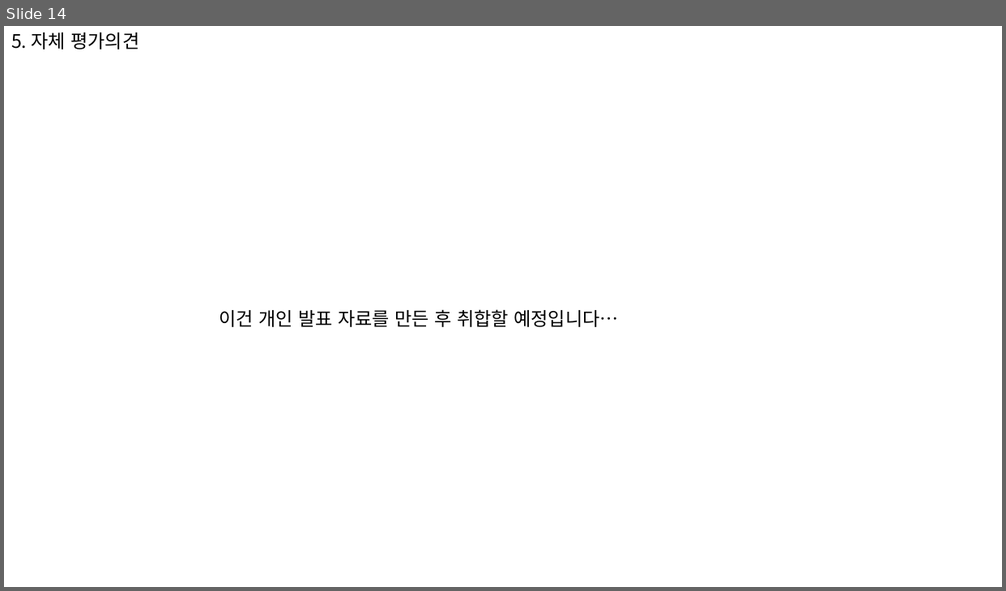
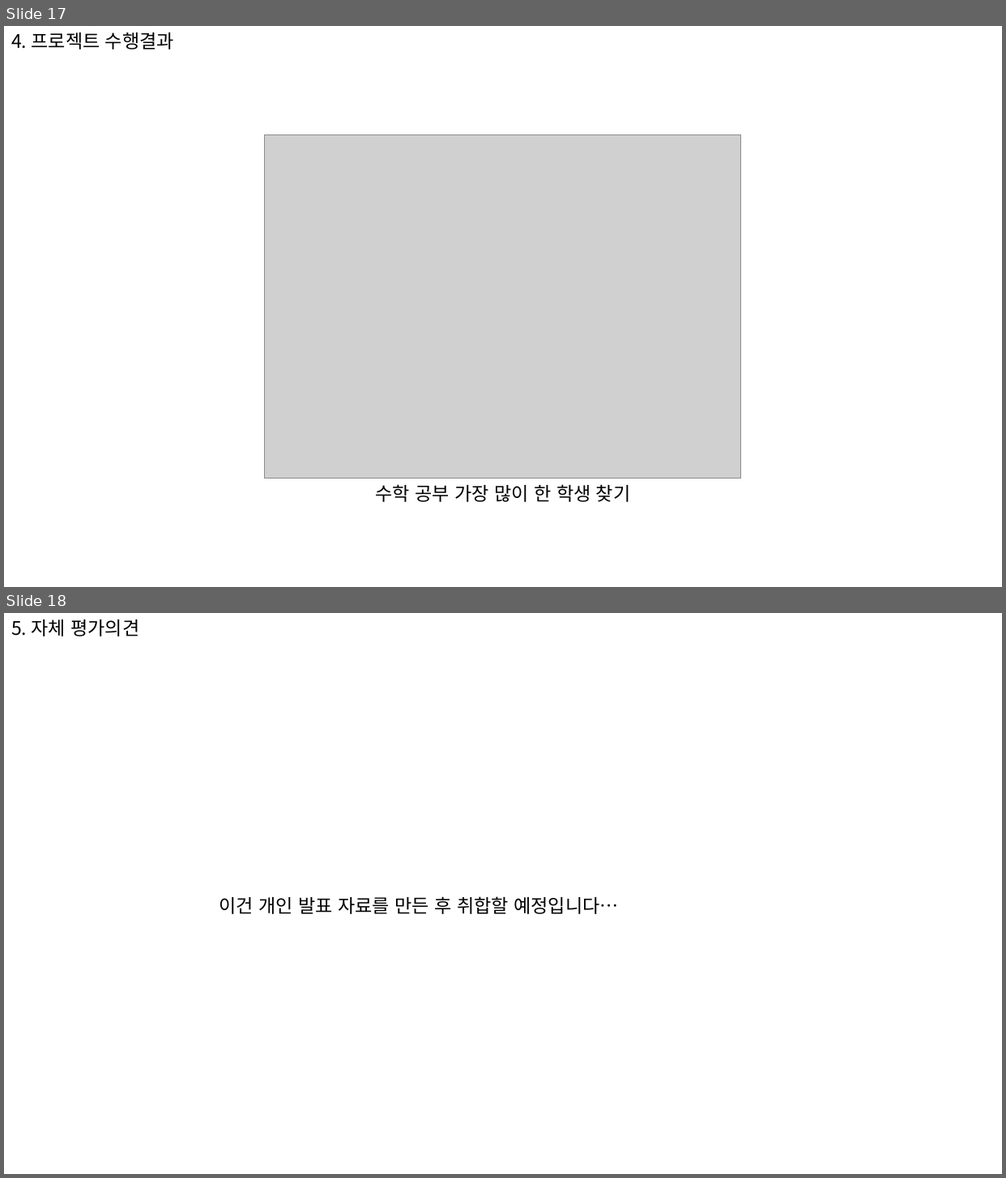
Before and after one commit to 909ma/Group-Study-Service, a slide deck: 기타/PPT/초안.pptx. Shown one above the other, each under a label of ours: slide 14 before the commit, slides 17 and 18 after it. The pictures are 1006x591 and 1006x1178 pixels, drawn with LibreOffice and Linux fonts; fonts in the diff are those of the drawing; grey boxes stand for pictures. Boxes give left, top, right and bottom in pixels: in the first picture for what was removed or moved away, otherwise in the second. Text is boxed around its words. In the diff, an @@ line names an element or a change of style, - is before the commit and + after.

```diff
--- a/기타/PPT/초안.pptx
+++ b/기타/PPT/초안.pptx
@@ slide 17 added at [4,26,1002,587], background #FFFFFF @@
@@ text added at [11,32,174,49], 18 pt, text #000000 @@
+4. 프로젝트 수행결과
@@ picture added at [265,135,740,478] @@
@@ text added at [375,484,631,502], 18 pt, text #000000 @@
+수학 공부 가장 많이 한 학생 찾기
@@ what was slide 14 is now slide 18 @@
```
Also in this commit, not shown: 5 slides changed, 3 other slides added, 22 other files.
